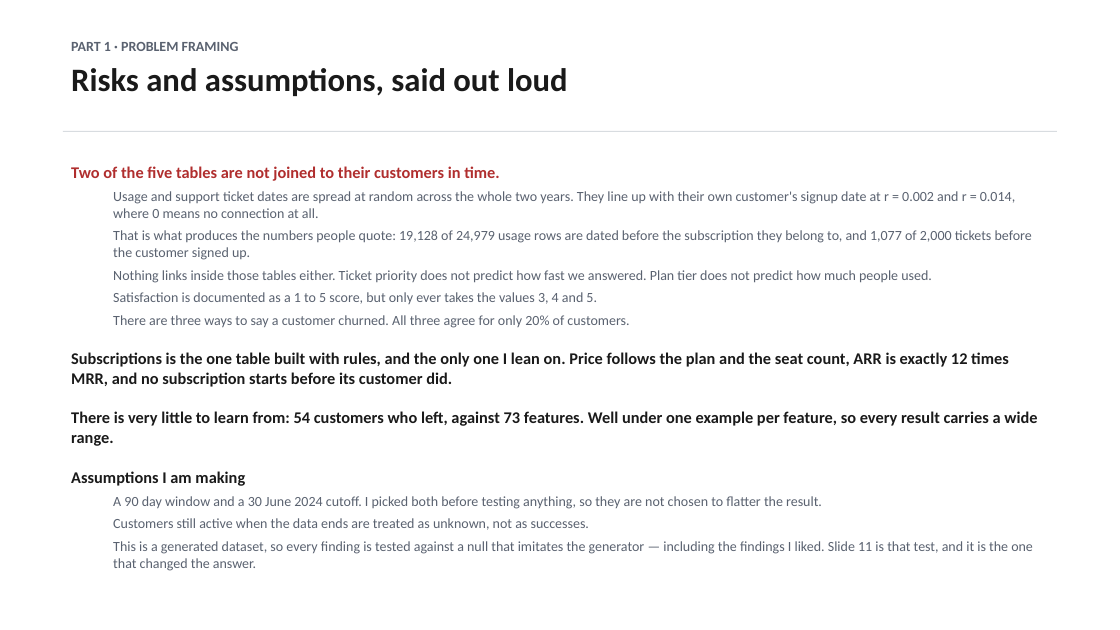
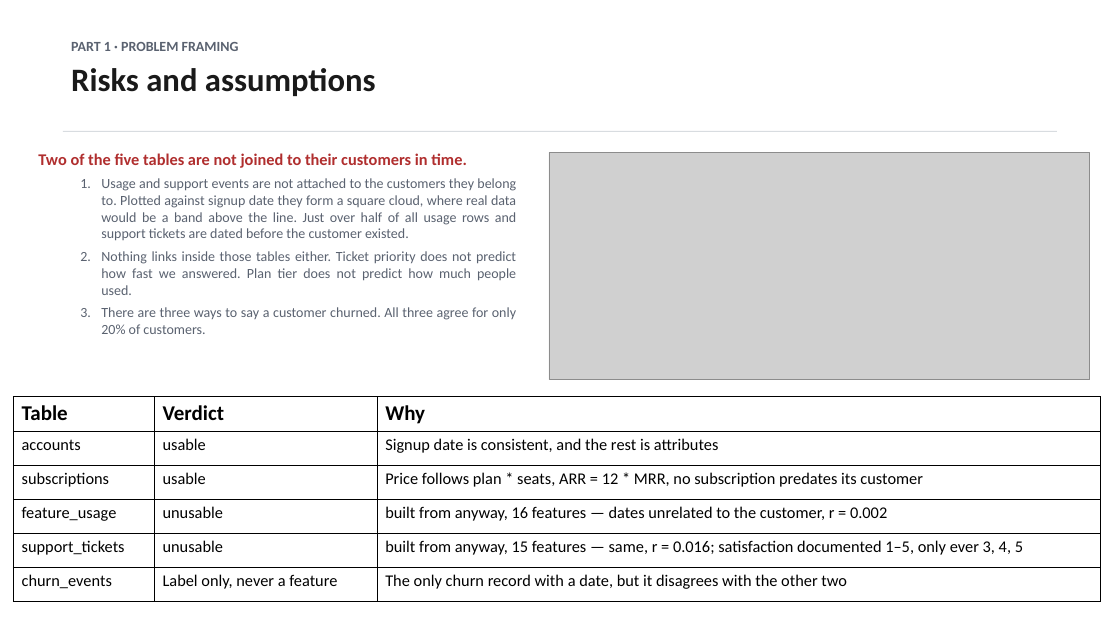
Before and after one commit to dmitriyratu/avepoint-churn-case-study, a slide deck: slide 4 of outputs/decks/AvePoint_Case_Study.pptx. Drawn at 1120x630 pixels with LibreOffice and Linux fonts; fonts in the diff are those of the drawing; grey boxes stand for pictures. Boxes give left, top, right and bottom in pixels: in the first picture for what was removed or moved away, otherwise in the second. Text is boxed around its words. In the diff, an @@ line names an element or a change of style, - is before the commit and + after.

Commit message:
Update `AvePoint_Case_Study.pptx` with new content and visual adjustments
- Modified the `AvePoint_Case_Study.pptx` to incorporate recent updates, enhancing the overall presentation quality and alignment with the latest analysis.
- Adjusted visual elements to improve clarity and engagement in the communication of key findings.

These changes aim to ensure the presentation effectively conveys the insights from the case study.

```diff
--- a/outputs/decks/AvePoint_Case_Study.pptx
+++ b/outputs/decks/AvePoint_Case_Study.pptx
@@ text at [71,68,376,96]: text changed @@
-Risks and assumptions, said out loud
+Risks and assumptions
@@ text "Two of the five tables ...": place and size @@
-text "Two of the five tables ..." at [71,166,1037,571]
+text "Two of the five tables ..." at [38,153,516,334]
@@ text at [38,153,516,334]: alignment left to justified; bullet none to 1. @@
@@ text at [101,178,516,241]: text changed @@
-  Usage and support ticket dates are spread at random across the whole two years. They line up with their own customer's signup date at r = 0.002 and r = 0.014, where 0 means no connection at all.
-  That is what produces the numbers people quote: 19,128 of 24,979 usage rows are dated before the subscription they belong to, and 1,077 of 2,000 tickets before the customer signed up.
+  1. Usage and support events are not attached to the customers they belong to. Plotted against signup date they form a square cloud, where real data would be a band above the line. Just over half of all usage rows and support tickets are dated before the customer existed.
@@ picture added at [549,153,1091,380] @@
@@ text at [113,292,597,304]: paragraph removed @@
-  Satisfaction is documented as a 1 to 5 score, but only ever takes the values 3, 4 and 5.
@@ text at [71,352,1037,571]: paragraphs removed @@
-Subscriptions is the one table built with rules, and the only one I lean on. Price follows the plan and the seat count, ARR is exactly 12 times MRR, and no subscription starts before its customer did.
-There is very little to learn from: 54 customers who left, against 73 features. Well under one example per feature, so every result carries a wide range.
-Assumptions I am making
-  A 90 day window and a 30 June 2024 cutoff. I picked both before testing anything, so they are not chosen to flatter the result.
-  Customers still active when the data ends are treated as unknown, not as successes.
-  This is a generated dataset, so every finding is tested against a null that imitates the generator — including the findings I liked. Slide 11 is that test, and it is the one that changed the answer.
@@ table added at [13,397,1101,601], 6 rows, 3 columns @@
+Table | Verdict | Why
+accounts | usable | Signup date is consistent, and the rest is attributes
+subscriptions | usable | Price follows plan * seats, ARR = 12 * MRR, no subscription predates its customer
+feature_usage | unusable | built from anyway, 16 features — dates unrelated to the customer, r = 0.002
+support_tickets | unusable | built from anyway, 15 features — same, r = 0.016; satisfaction documented 1–5, only ever 3, 4, 5
+churn_events | Label only, never a feature | The only churn record with a date, but it disagrees with the other two
```
Also in this commit, not shown: 3 other slides changed, 1 slide added, 4 other files.
